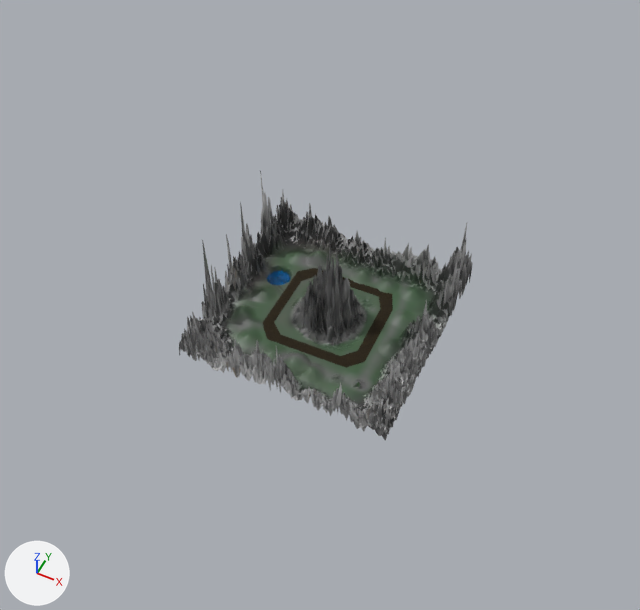
One commit to the Blender file Assets/racetrack/track.blend: the scene before it, then after it.
Before and after are seen from a camera (50 mm lens) standing at (3.49, -7.29, 9.28) and looking at (0.0, -0.32, 0.58). The lights are fixed; the arrows at lower left show +X, +Y and +Z.

The scene before the commit, as lines of its bpy script (objects in view):
```python
me_plane_001 = bpy.data.meshes.new('Plane.001')
me_plane_001.from_pydata(...)  # 16 vertices, 2 faces; spans x -0.81..0.75, y -0.73..0.78, z 0.0
me_plane_001.materials.append(mat_material_002)
me_plane_002 = bpy.data.meshes.new('Plane.002')
me_plane_002.from_pydata(...)  # 10404 vertices, 10201 faces; spans x -1.5..1.5, y -1.5..1.5, z -1.19..1.49
me_plane_002.materials.append(mat_material_001)  # picture img_mountains
me_plane_003 = bpy.data.meshes.new('Plane.003')
me_plane_003.from_pydata(...)  # 144 vertices, 121 faces; spans x -1.5..1.51, y -1.5..1.5, z -0.03..0.0
me_plane_003.materials.append(mat_material_003)  # blue #0064ad
ob_terrain = bpy.data.objects.new('Terrain', me_plane_002)
ob_terrain.location = (0.0, -0.01, 0.0)
_m = ob_terrain.modifiers.new('Solidify', 'SOLIDIFY')
ob_track = bpy.data.objects.new('Track', me_plane_001)
ob_track.location = (0.0, 0.0, 0.0)
_m = ob_track.modifiers.new('Solidify', 'SOLIDIFY')
_m.offset = 0.0
ob_water = bpy.data.objects.new('Water', me_plane_003)
ob_water.location = (-1.01, 0.38, -0.09)
ob_water.scale = (0.126, 0.126, 0.126)
```
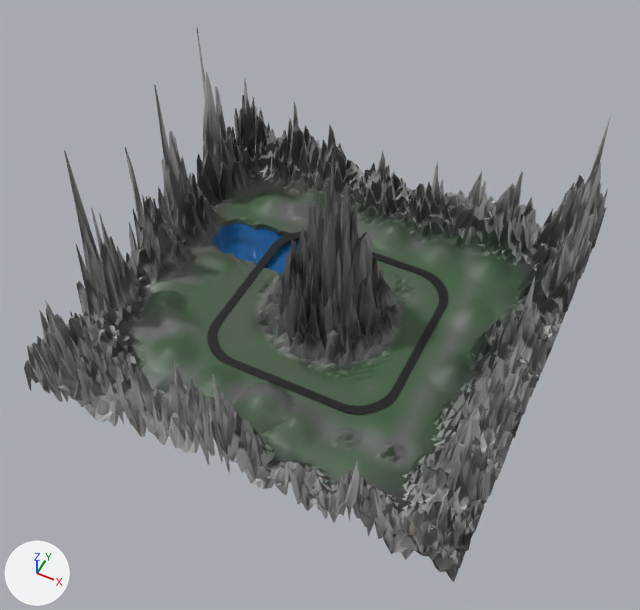
Location of each change, [x1, y1, x2, y2] in pixels of the pictures (640 x 610 px):
'Terrain', moved, rescaled (99% wider, 105% taller)
    before: [179, 171, 473, 441]
    after: [24, 28, 611, 582]
'Plane', added (black)
    after: [207, 232, 448, 415]
'Track', deleted
    before: [263, 268, 393, 368]
'Water', moved
    before: [267, 271, 290, 285]
    after: [213, 224, 299, 274]

The edits, one by one:
Material 'Material' (mat_material) is new.
Its base color is (0.00194, 0.00194, 0.00194) (black #060606).
Mesh me_plane is new.
It has 336 vertices, 336 faces and spans x -1.0..1.0, y -1.0..1.0, z -0.01..0.02.
It uses material mat_material (black #060606).
Object 'Track' (ob_track) is deleted.
Object 'Terrain' (ob_terrain) moves from (0.0, -0.01, 0.0) to (0.01, 0.03, 0.04).
Object 'Terrain' (ob_terrain) is rescaled from (1.0, 1.0, 1.0) to (1.93, 1.93, 1.93).
Object 'Water' (ob_water) moves from (-1.01, 0.38, -0.09) to (-1.94, 0.91, -0.05).
Object 'Plane' (ob_plane) is new; it shows me_plane.
Its location is (0.0, 0.0, 0.03).
Its scale is (1.38, 1.38, 1.38).
